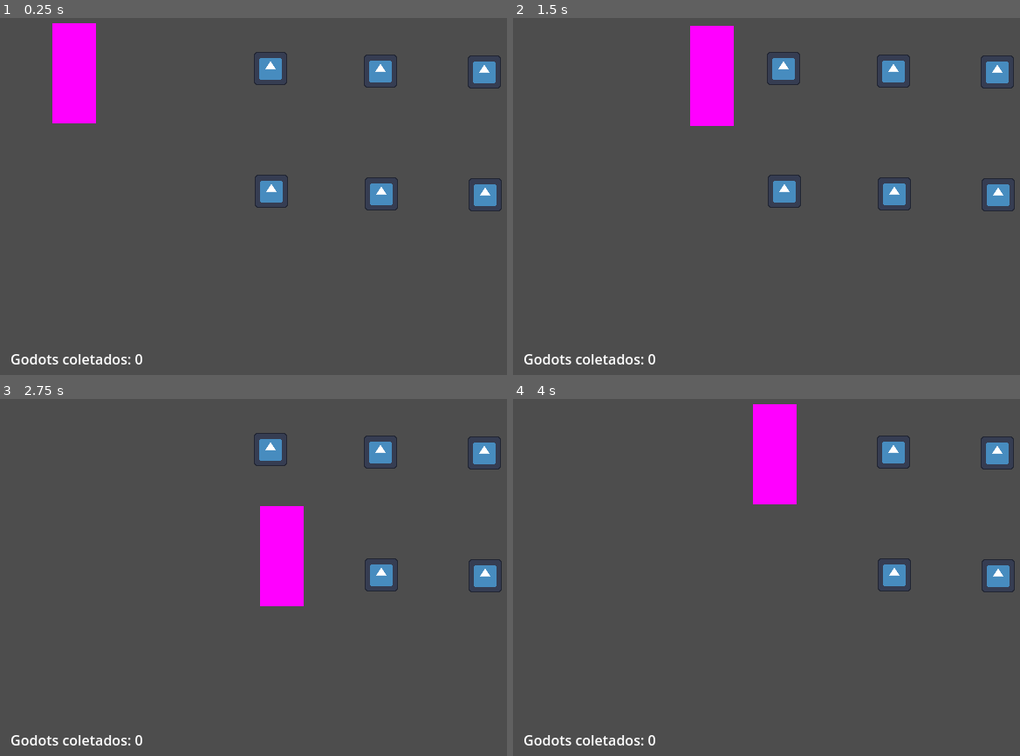
Above: before the commit, frames 1-4 (two rows, left to right).
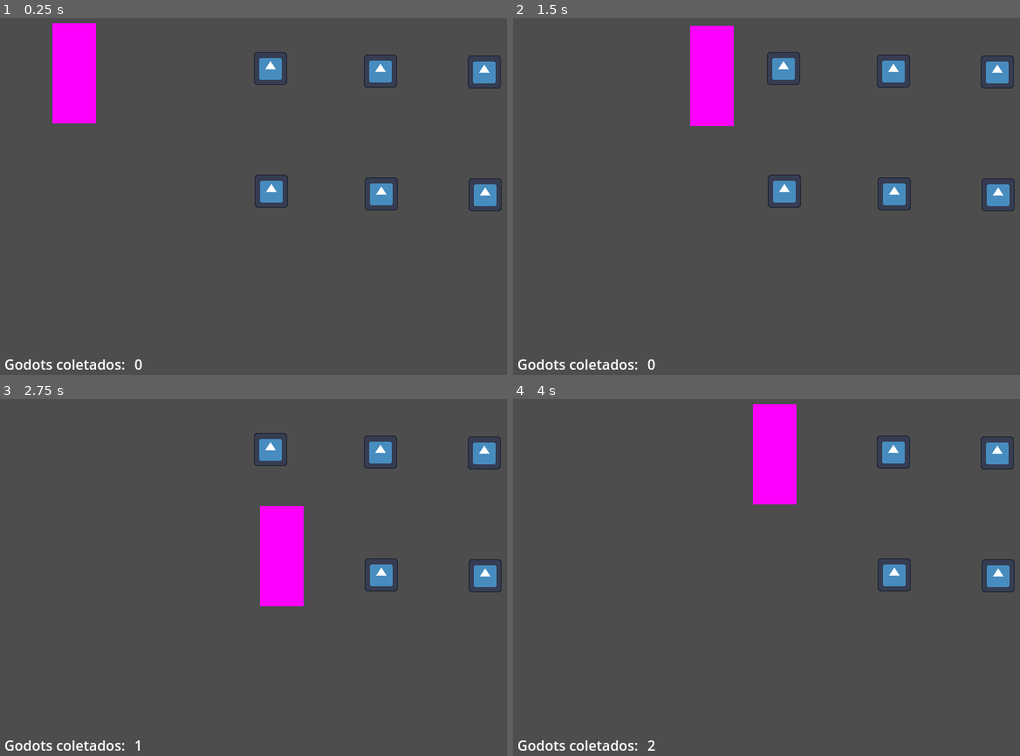
Above: after the commit, the same moments.

Repository: diedona/godot-ex1-2024
Game: Godot game, scene res://levels/FirstLevel.tscn
Same seed, same stepped clock (60 frames per second), same inputs: the game is played once before the commit and once after it. The engine's default icon, where the game draws it, is replaced by a stand-in: a white triangle on a blue panel in a dark square.
Inputs:
- Up to frame 1 (0.25 s): no input
- Up to frame 2 (1.5 s): tap Enter at 0.5 s; hold Right (ui_right) 0.53-1.28 s; hold Down (ui_down) from 1.28 s (still down)
- Up to frame 3 (2.75 s): release Down (ui_down) at 2.03 s; hold Right (ui_right) from 2.03 s (still down)
- Up to frame 4 (4 s): release Right (ui_right) at 2.78 s; hold Up (ui_up) 2.78-3.53 s; hold Left (ui_left) from 3.53 s (still down)

The runs differ from the first frame. In frame 1, 0.6% of the frame differs, in the area x 1-29%, y 94-99%; in frame 2, 0.6%; in frame 3, 0.6%; in frame 4, 0.6%.

Commit message:
updating score

Diff:
--- a/levels/FirstLevel.tscn
+++ b/levels/FirstLevel.tscn
@@ -30,12 +30,19 @@
 [node name="Coin6" parent="." instance=ExtResource("2_br764")]
 position = Vector2(561, 233)
 
-[node name="Label" type="Label" parent="."]
-offset_left = 17.0
-offset_top = 410.0
-offset_right = 57.0
-offset_bottom = 433.0
-text = "Godots coletados: 0"
+[node name="ScoreLabel" type="Label" parent="."]
+offset_left = 10.0
+offset_top = 416.0
+offset_right = 149.0
+offset_bottom = 439.0
+text = "Godots coletados:"
 
-[node name="Score" parent="." node_paths=PackedStringArray("label") instance=ExtResource("3_jysk4")]
-label = NodePath("../Label")
+[node name="ScorePointsLabel" type="Label" parent="."]
+offset_left = 159.0
+offset_top = 416.0
+offset_right = 206.0
+offset_bottom = 439.0
+text = "0"
+
+[node name="Score" parent="." node_paths=PackedStringArray("label_score") instance=ExtResource("3_jysk4")]
+label_score = NodePath("../ScorePointsLabel")
--- a/scripts/components/Score/Score.gd
+++ b/scripts/components/Score/Score.gd
@@ -1,14 +1,17 @@
 extends Node2D
 class_name Score
 
-@export var label: Label;
+@export var label_score: Label;
 
 var _score: int = 0;
 
 # Called when the node enters the scene tree for the first time.
 func _ready() -> void:
-	assert(label != null, "label is empty");
+	assert(label_score != null, "label_score is null");
 
 func on_coin_collected() -> void:
 	_score += 1;
-	print_debug("score: ", _score);
+	update_score();
+
+func update_score() -> void:
+	label_score.text = str(_score);
